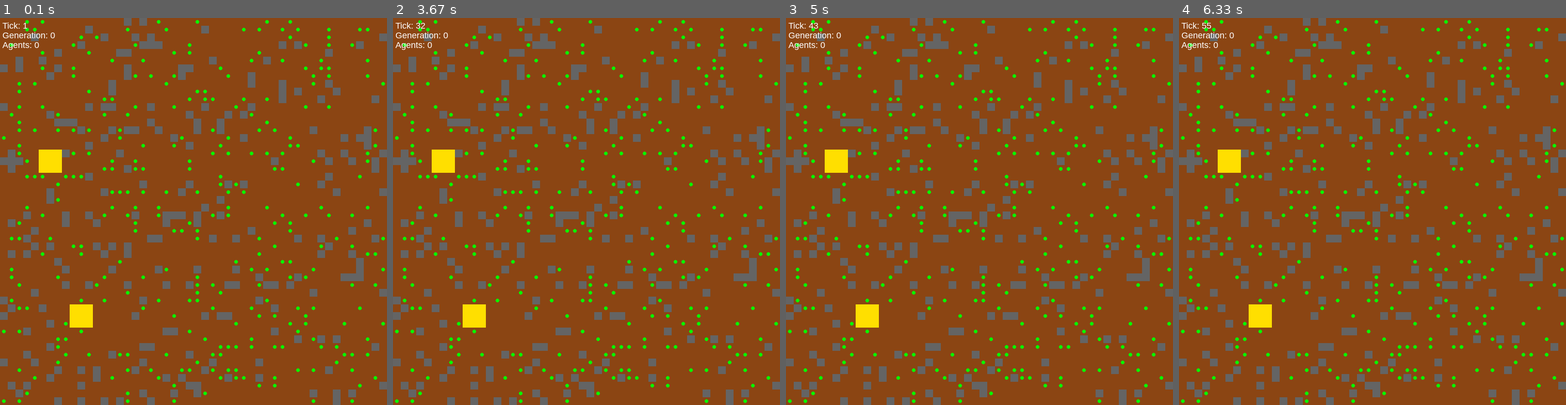
Above: before the commit, frames 1-4 (left to right).
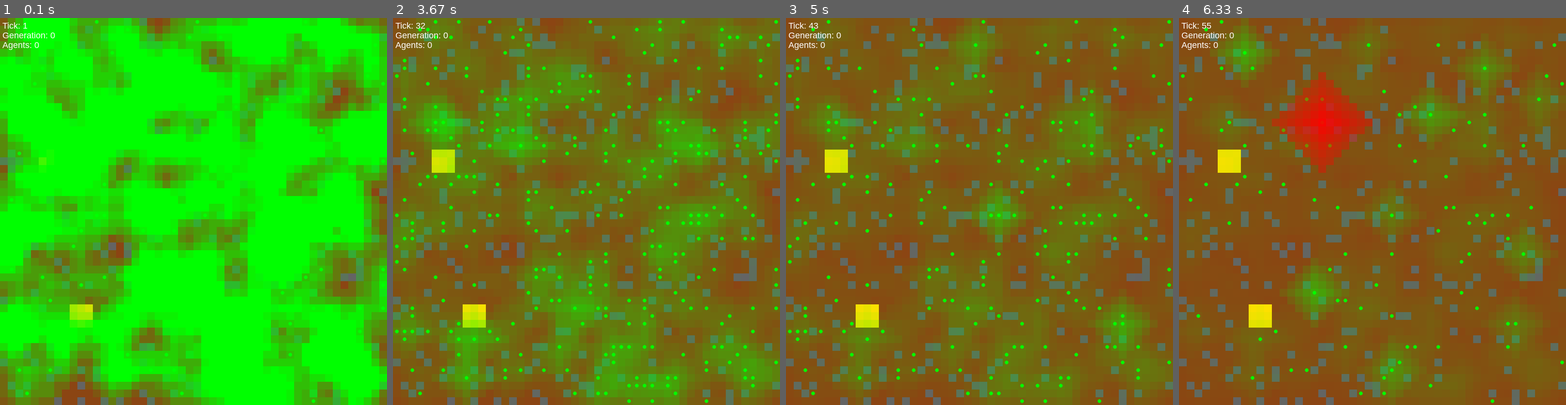
Above: after the commit, the same moments.

Repository: GNNBiT/AinALife
Game: pygame game, started from main.py
Same seed, same stepped clock (60 frames per second), same inputs: the game is played once before the commit and once after it.
Inputs:
- Up to frame 1 (0.1 s): no input
- Up to frame 2 (3.67 s): tap Enter at 0.33, 0.67, 1.13, 2.05, 3.45 s; tap Space at 1.63, 1.97, 2.47, 2.77, 3.03, 3.37 s; tap S at 2.55 s
- Up to frame 3 (5 s): tap Space at 3.8, 4.2, 4.5, 4.87 s; tap S at 3.88 s; tap Enter at 4.95 s
- Up to frame 4 (6.33 s): tap Space at 5.27, 5.77, 6.27 s; tap S at 5.35 s

The runs differ from the first frame. In frame 1, 96% of the frame differs, in the area x 0-100%, y 0-100%; in frame 2, 73%; in frame 3, 44%; in frame 4, 22%.

Commit message:
feat: добавлены запахи еды и падали, визуализация scent в debug-режиме, переработан decay ягод

Diff:
--- a/world/config.py
+++ b/world/config.py
@@ -95,3 +95,4 @@
 
 # === Режим отладки ===
 DEBUG_MODE = True
+DEBUG_SHOW_SCENT = True
--- a/world/core/generator.py
+++ b/world/core/generator.py
@@ -9,6 +9,8 @@
     FOOD_DENSITY,
     DEFAULT_SEED
 )
+from world.entities.object import Berry
+
 
 def generate_map(width, height, colony_count=1, seed=DEFAULT_SEED):
     random.seed(seed)
@@ -29,15 +31,16 @@
             if random.random() < OBSTACLE_DENSITY:
                 world_map.set_tile(x, y, Tile(TILE_TYPES["ROCK"]))
 
-
 def place_food(world_map):
     total = int(world_map.width * world_map.height * FOOD_DENSITY)
     for _ in range(total):
         x = random.randint(0, world_map.width - 1)
         y = random.randint(0, world_map.height - 1)
         tile = world_map.get_tile(x, y)
-        if tile and tile.type == TILE_TYPES["GROUND"]:
-            tile.set_object("FOOD")  # заглушка, потом будет WorldObject
+        if tile and tile.type == TILE_TYPES["GROUND"] and tile.object is None:
+            berry = Berry()
+            tile.set_object(berry)
+            world_map.scent_map.emit(x, y, scent_type="food", intensity=5, radius=6)
 
 def place_nests(world_map, colony_count):
     nests = []
--- a/world/entities/object.py
+++ b/world/entities/object.py
@@ -1,5 +1,5 @@
 # world/entities/object.py
-
+import random
 import uuid
 from world.config import ENERGY_GAIN_PER_FOOD
 
@@ -53,3 +53,9 @@
         super().__init__(nutrition=nutrition, amount=amount, decay=80)
         self.type = "corpse"
         self.weight = size
+
+class Berry(Food):
+    def __init__(self):
+        decay = random.randint(30, 60)
+        super().__init__(nutrition=10, amount=1, decay=decay)
+        self.type = "berry"
--- a/world/render/pygame_render.py
+++ b/world/render/pygame_render.py
@@ -2,7 +2,7 @@
 
 import pygame
 from world.config import (
-    TILE_SIZE, TILE_TYPES, TILE_COLORS,
+    TILE_SIZE, TILE_TYPES, TILE_COLORS, DEBUG_SHOW_SCENT,
     COLOR_BG, COLOR_AGENT, COLOR_OBJECT_FOOD, COLOR_TEXT
 )
 
@@ -25,8 +25,12 @@
             color = TILE_COLORS.get(tile.type, (30, 30, 30))  # по умолчанию — серый
             pygame.draw.rect(screen, color, rect)
 
+
             if tile.object:
                 pygame.draw.circle(screen, COLOR_OBJECT_FOOD, rect.center, TILE_SIZE // 4)
+
+    # === Запахи (ОТДЕЛЬНО)
+    draw_scent_overlay(screen, world_map)
 
     # Рисуем агентов
     for ant in ants:
@@ -44,3 +48,30 @@
     font = pygame.font.SysFont("Arial", size)
     render = font.render(text, True, color)
     surface.blit(render, pos)
+
+def draw_scent_overlay(screen, world_map):
+    if not DEBUG_SHOW_SCENT:
+        return
+    for y in range(world_map.height):
+        for x in range(world_map.width):
+            scent = world_map.get_scent(x, y)
+            if not scent:
+                continue
+
+            rect = pygame.Rect(x * TILE_SIZE, y * TILE_SIZE, TILE_SIZE, TILE_SIZE)
+
+            # Еда — зелёный
+            food_intensity = scent.get("food", 0)
+            if food_intensity > 0:
+                alpha = min(255, int(food_intensity * 25))
+                overlay = pygame.Surface((TILE_SIZE, TILE_SIZE), pygame.SRCALPHA)
+                overlay.fill((0, 255, 0, alpha))
+                screen.blit(overlay, rect.topleft)
+
+            # Падаль — красный
+            corpse_intensity = scent.get("corpse", 0)
+            if corpse_intensity > 0:
+                alpha = min(255, int(corpse_intensity * 25))
+                overlay = pygame.Surface((TILE_SIZE, TILE_SIZE), pygame.SRCALPHA)
+                overlay.fill((255, 0, 0, alpha))
+                screen.blit(overlay, rect.topleft)
--- a/world/systems/death.py
+++ b/world/systems/death.py
@@ -10,7 +10,9 @@
         # Падаль на месте смерти
         tile = world_map.get_tile(ant.x, ant.y)
         if tile.object is None:
-            tile.set_object(Corpse(size=1.0))  # можно брать вес из агента, если есть
+            corpse = Corpse(size=1.0)
+            tile.set_object(corpse)
+            world_map.scent_map.emit(ant.x, ant.y, scent_type="corpse", intensity=5, radius=6)
 
         # Удаление из списка агентов
         if ant in ants_list:
--- a/world/world_manager.py
+++ b/world/world_manager.py
@@ -1,10 +1,13 @@
 # world/world_manager.py
+import random
 
 from world.core.map import WorldMap
 from world.entities.colony import Colony  # Добавь импорт наверху
 from world.core.generator import generate_map
 from world.core.conditions import WorldConditions
-from world.config import MAP_WIDTH, MAP_HEIGHT
+from world.config import MAP_WIDTH, MAP_HEIGHT, TILE_TYPES
+from world.entities.object import Food
+
 
 class WorldManager:
     def __init__(self, colony_count=1, width=MAP_WIDTH, height=MAP_HEIGHT):
@@ -37,9 +40,17 @@
             self.colonies.append(colony)
 
     def step(self):
-        # Пока просто увеличиваем счётчик времени
         self.tick_count += 1
-        # Позже сюда подключим movement, perception и т.д.
+
+        # decay глобальных запахов
+        self.world_map.scent_map.decay()
+
+        # === Обработка ресурсов ===
+        self._decay_objects()
+        self._spawn_berry()
+        self._spawn_random_corpse()
+
+        # (далее можно: обновление агентов, логика поколений и т.д.)
 
     def get_state(self):
         """Возвращает текущее состояние мира (например, для UI или логов)"""
@@ -49,5 +60,42 @@
             "conditions": self.conditions,
         }
 
+    def _spawn_berry(self, chance=0.4):
+        if random.random() > chance:
+            return
+
+        for _ in range(20):
+            x, y = random.randint(0, self.world_map.width - 1), random.randint(0, self.world_map.height - 1)
+            tile = self.world_map.get_tile(x, y)
+            if tile.type == TILE_TYPES["GROUND"] and tile.object is None:
+                from world.entities.object import Berry
+                berry = Berry()
+                tile.set_object(berry)
+                self.world_map.scent_map.emit(x, y, scent_type="food", intensity=5)
+                break
+
+    def _spawn_random_corpse(self, chance=0.005):
+        if random.random() > chance:
+            return
+
+        for _ in range(10):
+            x, y = random.randint(0, self.world_map.width - 1), random.randint(0, self.world_map.height - 1)
+            tile = self.world_map.get_tile(x, y)
+            if tile.type == TILE_TYPES["GROUND"] and tile.object is None:
+                from world.entities.object import Corpse
+                corpse = Corpse(size=1.0)
+                tile.set_object(corpse)
+                self.world_map.scent_map.emit(x, y, scent_type="corpse", intensity=10)
+                break
+
+    def _decay_objects(self):
+        for y in range(self.world_map.height):
+            for x in range(self.world_map.width):
+                tile = self.world_map.get_tile(x, y)
+                obj = tile.object
+                if isinstance(obj, Food):
+                    if obj.tick_decay():
+                        tile.remove_object()
+
     def __repr__(self):
         return f"<WorldManager tick={self.tick_count}>"
